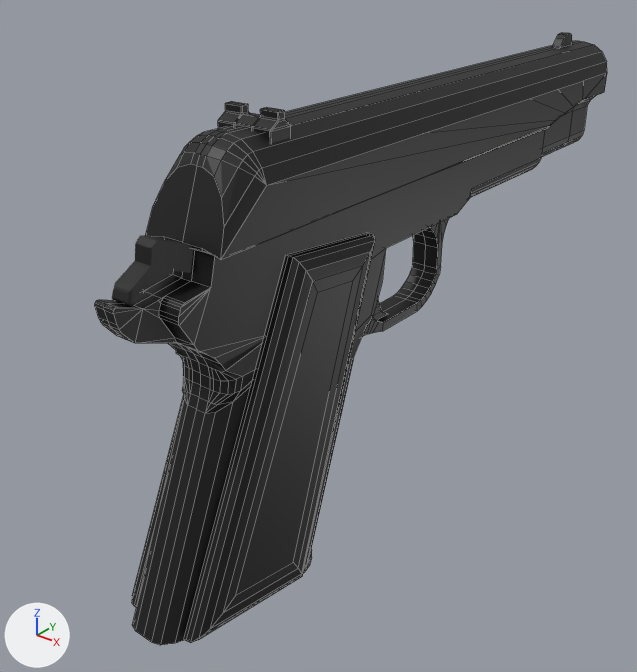
The Blender file mats/models/Colt1911/1911-3-3.blend: old version first, new version second.
Rendered twice from a 50 mm camera at (0.122, -0.19, 0.095) aimed at (-0.013, -0.02, -0.01). Arrows for +X, +Y and +Z are at lower left; the lights stay in place. Both versions are drawn at frame 10 of the action 'SlideAction'; the numbers are the values there. Mesh edges are drawn as thin lines on the coarser meshes.

Before the edit, the objects in view are built like this:
```python
me_cube_017 = bpy.data.meshes.new('Cube.017')
me_cube_017.from_pydata(...)  # 72 vertices, 68 faces; spans x -0.0023..0.0023, y -0.012..0.0029, z -0.0029..0.0157
me_cube_017.materials.append(mat_gunmaterial)  # black #0e0e0e
me_cube_018 = bpy.data.meshes.new('Cube.018')
me_cube_018.from_pydata(...)  # 339 vertices, 313 faces; spans x -0.011..0.011, y -0.08..0.1, z 0.022..0.06
me_cube_018.materials.append(mat_gunmaterial)  # black #0e0e0e
me_cube_020 = bpy.data.meshes.new('Cube.020')
me_cube_020.from_pydata(...)  # 617 vertices, 541 faces, 2 loose edges; spans x -0.011..0.013, y -0.1..0.101, z -0.059..0.051
me_cube_020.materials.append(mat_gunmaterial)  # black #0e0e0e
ob_hammer = bpy.data.objects.new('Hammer', me_cube_017)
ob_hammer.location = (0.0, -0.0769, 0.0325)
ob_hammer.rotation_euler = (1.055, 0.0, 0.0)  # degrees (60, 0, 0)
ob_handgrip = bpy.data.objects.new('HandGrip', me_cube_020)
ob_handgrip.location = (-0.0008, 0.0, 0.0)
ob_slide = bpy.data.objects.new('Slide', me_cube_018)
ob_slide.location = (0.0, 0.0, 0.0)
```
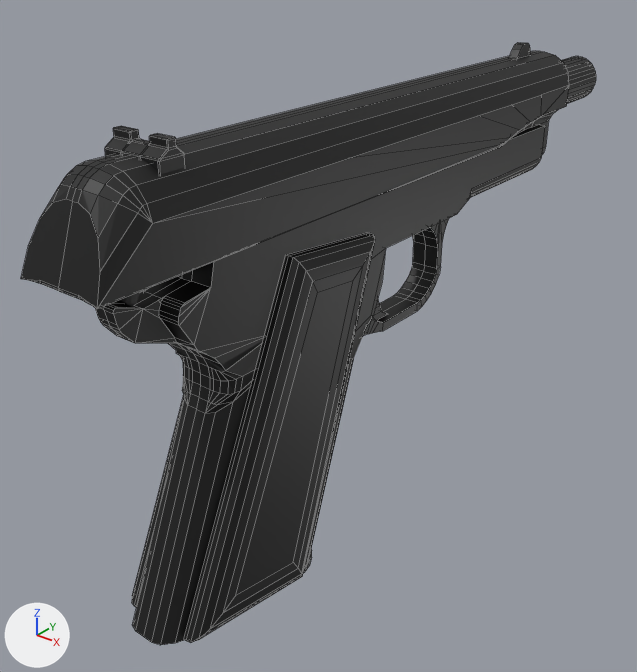
Boxes (x1, y1, x2, y2) around the edits, measured in the pictures (637 x 672 px):
'Slide', moved
    before: (145, 33, 607, 260)
    after: (21, 43, 569, 309)
'Hammer', unchanged, covered by the edit
    before: (112, 235, 193, 306)
    after: (117, 271, 191, 306)

The change, as a list of edits to the scene's bpy script:
```text
Change ob_slide:
    ob_slide.location: (0.0, 0.0, 0.0) -> (0.0, -0.029, 0.0)
```
